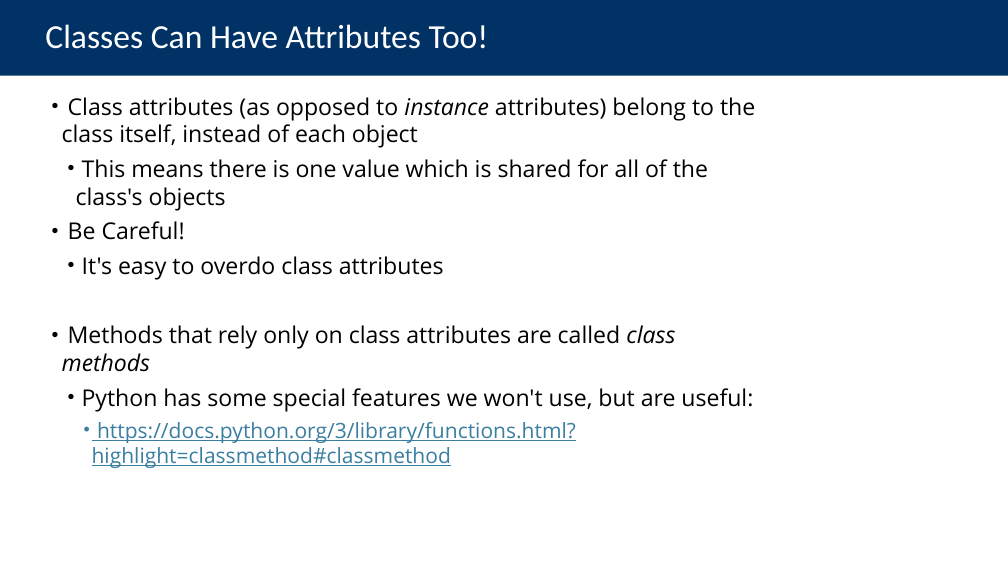
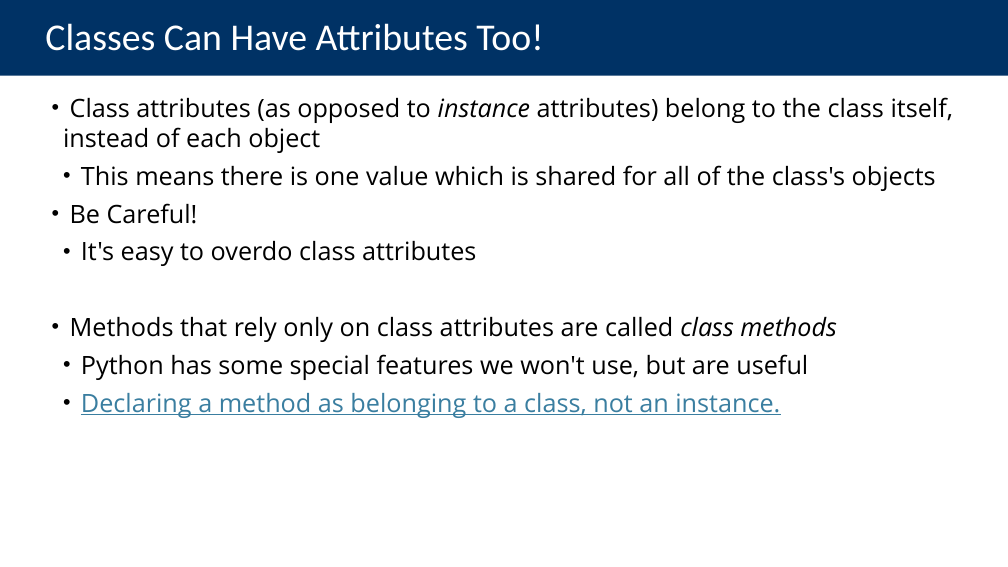
Before and after one commit to cs88-website/sp24, a slide deck: slide 8 of assets/slides/sp24/15-OOP_II.pptx (slide 5 before the commit). Drawn at 1008x567 pixels with LibreOffice and Linux fonts; fonts in the diff are those of the drawing. Boxes give left, top, right and bottom in pixels: in the first picture for what was removed or moved away, otherwise in the second. Text is boxed around its words. In the diff, an @@ line names an element or a change of style, - is before the commit and + after.

```diff
--- a/assets/slides/sp24/15-OOP_II.pptx
+++ b/assets/slides/sp24/15-OOP_II.pptx
@@ title "Classes Can Have Attributes Too!" at (0, 0, 1008, 76): size 32 to 36 pt @@
@@ text at (63, 97, 953, 342): size 22 to 24 pt in "Class attributes (as opposed to instance attributes) ...", "This means there is one value which ...", "Be Careful!", "It's easy to overdo class attributes" and 1 more places; indent changed @@
@@ text at (81, 354, 808, 418): text changed; size 20 to 24 pt; text colour #3A7EA0 to #000000 @@
-  • Python has some special features we won't use, but are useful:
-    • https://docs.python.org/3/library/functions.html?highlight=classmethod#classmethod
+  • Python has some special features we won't use, but are useful
+  • Declaring a method as belonging to a class, not an instance.
```
Also in this commit, not shown: 22 other slides changed, 4 slides added, 1 slide removed, 4 other files.
